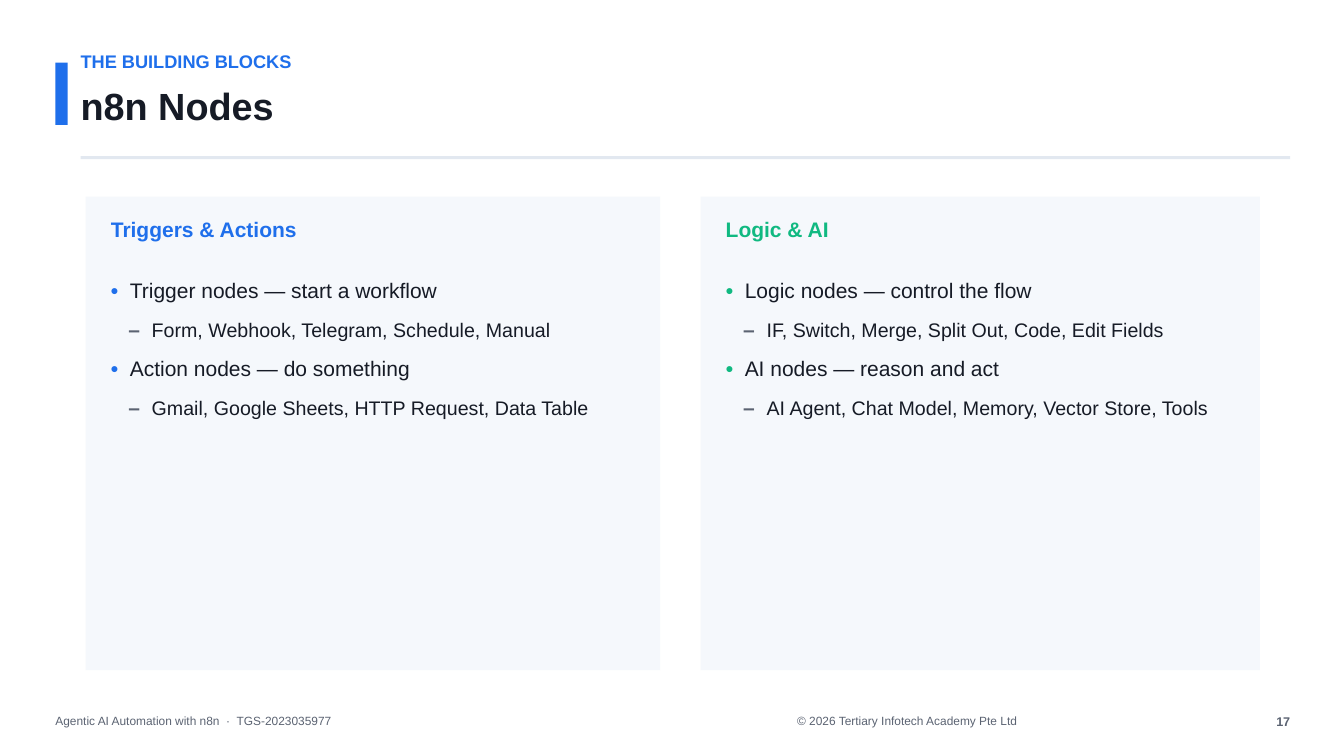
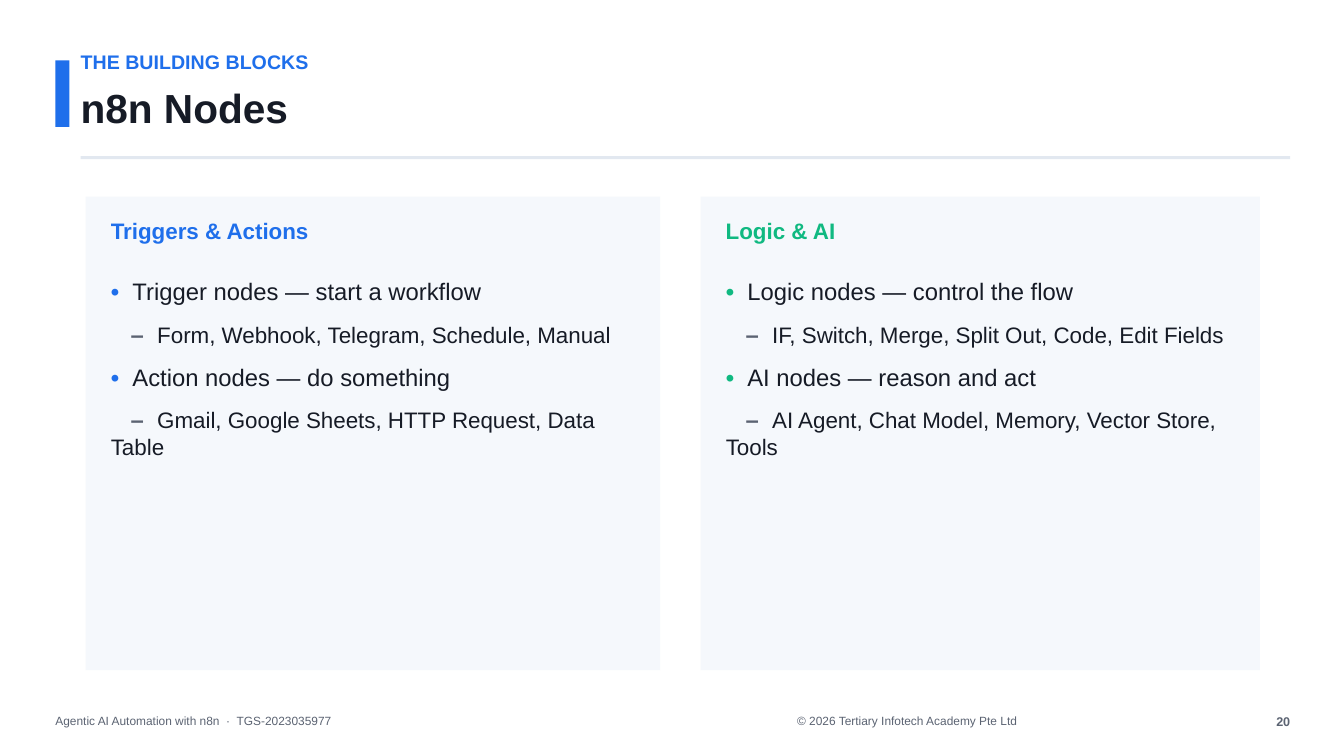
Before and after one commit to tertiarycourses/TGS-2023035977-Agentic-AI-Automation-with-n8n, a slide deck: slide 21 of courseware/n8n-slides.pptx (slide 18 before the commit). Drawn at 1344x756 pixels with LibreOffice and Linux fonts; fonts in the diff are those of the drawing. Boxes give left, top, right and bottom in pixels: in the first picture for what was removed or moved away, otherwise in the second. Text is boxed around its words. In the diff, an @@ line names an element or a change of style, - is before the commit and + after.

```diff
--- a/courseware/n8n-slides.pptx
+++ b/courseware/n8n-slides.pptx
@@ text "THE BUILDING BLOCKS" at box(81, 55, 309, 70): size 13 to 14 pt @@
@@ text "n8n Nodes" at box(81, 93, 288, 124): size 27 to 29 pt @@
@@ text "Triggers & Actions" at box(111, 222, 309, 244): size 15 to 16 pt @@
@@ text "Logic & AI" at box(726, 222, 835, 244): size 15 to 16 pt @@
@@ text "• Trigger nodes — start ..." at box(111, 282, 610, 456): size 15 to 17 pt in "• Trigger nodes — start a workflow", "–", "• Action nodes — do something", "–"; size 14 to 16 pt in "Form, Webhook, Telegram, Schedule, Manual", "Gmail, Google Sheets, HTTP Request, Data Table" @@
@@ text "• Logic nodes — control ..." at box(726, 282, 1224, 456): size 15 to 17 pt in "• Logic nodes — control the flow", "–", "• AI nodes — reason and act", "–"; size 14 to 16 pt in "IF, Switch, Merge, Split Out, Code, Edit ...", "AI Agent, Chat Model, Memory, Vector Store, ..." @@
@@ text at box(1276, 717, 1290, 726): text changed @@
-17
+20
```
Also in this commit, not shown: 147 other slides changed, 26 slides added, 15 other files.
